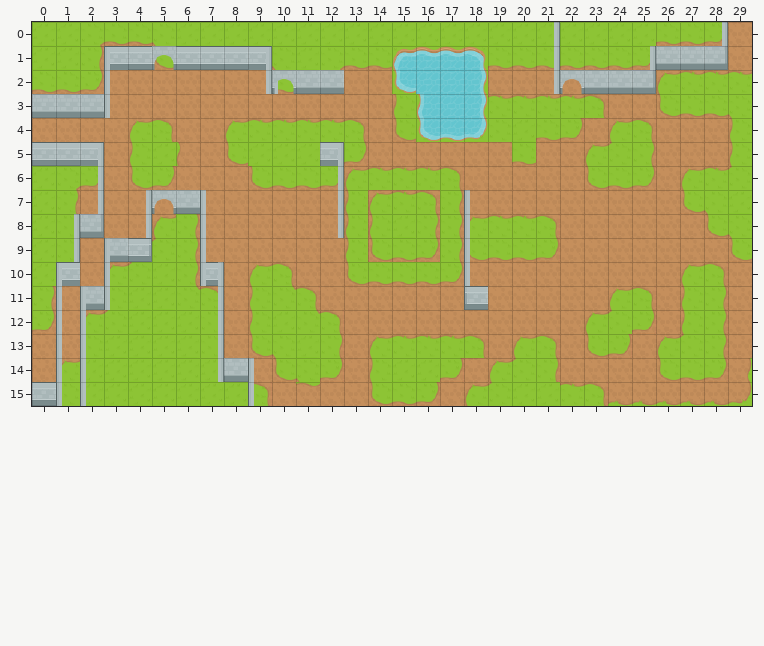
Two states of a Tiled map, Assets/map/map2.tmx. The picture above is the old version.
Cells are 32x32 px. Shown: x 0..29, y 0..15.
And afterwards:
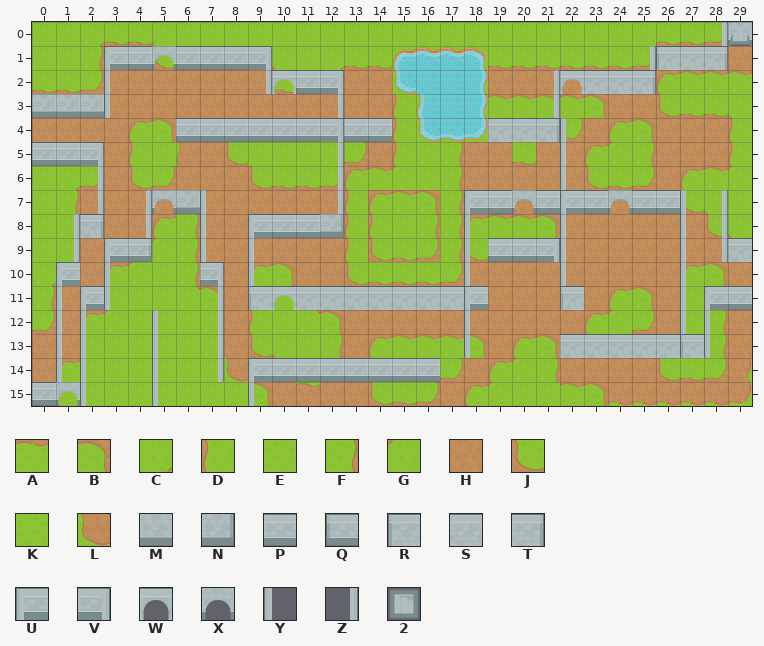
Key: from "Main": A 1, B 2, C 3, D 20, E 21, F 22, G 24, H 26, J 40, K 43, L 45, M 69, N 72, P 89, Q 90, R 93, S 94, T 95, U 96, V 97, W 113, X 114, Y 116, Z 117, 2 177.
_ is an empty cell.
From old to new:
Layer "Grass'n'Shit":
Tile M gives way to one hidden under a higher layer in row 9 at x 3; in row 11 at x 2.
Tile P gives way to one hidden under a higher layer in row 10 at x 7.
The author changed tile H to tile 2 in row 0 at x 29.
The author changed tile K to tile C in row 10 at x 0.
The author changed tile H to tile D in row 5 at x 15.
The author changed tile J to tile D in row 4 at x 15.
Tile E now appears in row 5 at x 12.
The author changed tile A to tile E in row 6 at x 16.
The author changed tile H to tile E in row 5 at x 16.
The author changed tile B to tile F in row 6 at x 17.
The author changed tile H to tile F in row 5 at x 17.
The author changed tile A to tile G in row 6 at x 15.
The author changed tile M to tile L in row 14 at x 8.
Layer "Tile Layer 2":
The author changed tile Z to tile N in row 8 at x 12.
The author changed tile M to tile P in row 2 at x 11.
Tile P now appears in row 4 at x 6 to 11 and 13 to 14; in row 7 at x 19, 21, 23 and 25 to 26; in row 8 at x 10 to 11; in row 9 at x 19 to 20; in row 11 at x 29; in row 14 at x 10 to 16.
The author changed tile M to tile R in row 1 at x 26.
Tile R now appears in row 11 at x 9 and 22; in row 13 at x 27.
The author changed tile M to tile S in row 1 at x 27; in row 2 at x 23 to 24.
Tile S now appears in row 4 at x 19 to 20; in row 9 at x 29; in row 11 at x 11 to 17; in row 13 at x 22 to 26.
The author changed tile N to tile T in row 1 at x 28; in row 2 at x 25; in row 8 at x 2.
Tile T now appears in row 4 at x 21.
The author changed tile Q to tile U in row 11 at x 18.
The author changed tile Y to tile U in row 7 at x 18; in row 9 at x 3; in row 11 at x 2; in row 14 at x 9.
Tile U now appears in row 7 at x 22; in row 8 at x 9; in row 11 at x 28.
The author changed tile M to tile V in row 2 at x 12.
The author changed tile Y to tile V in row 10 at x 7.
Tile V now appears in row 4 at x 12; in row 9 at x 21.
The author changed tile Y to tile W in row 2 at x 10.
Tile W now appears in row 2 at x 22; in row 11 at x 10.
The author changed tile Y to tile X in row 15 at x 1.
Tile X now appears in row 0 at x 29; in row 7 at x 20 and 24.
Tile Y now appears in rows 4 to 6 at x 22; in row 7 at x 27; in row 8 at x 22 and 27; in rows 9 to 10 at x 9, 22 and 27; in row 11 at x 27; in row 12 at x 5, 18 and 27 to 28.
Tile Y now appears in row 13 at x 5, 18 and 28; in rows 14 to 15 at x 5.
The author changed tile V to tile Z in row 5 at x 12.
Tile Z now appears in row 3 at x 12 and 21; in rows 7 to 9 at x 28.
The author cleared tile Z in rows 0 to 1 at x 21.
Layer "SuperTop" (removed):
The author cleared tile X in row 2 at x 10 and 22.
The author cleared tile Z in row 10 at x 7.
